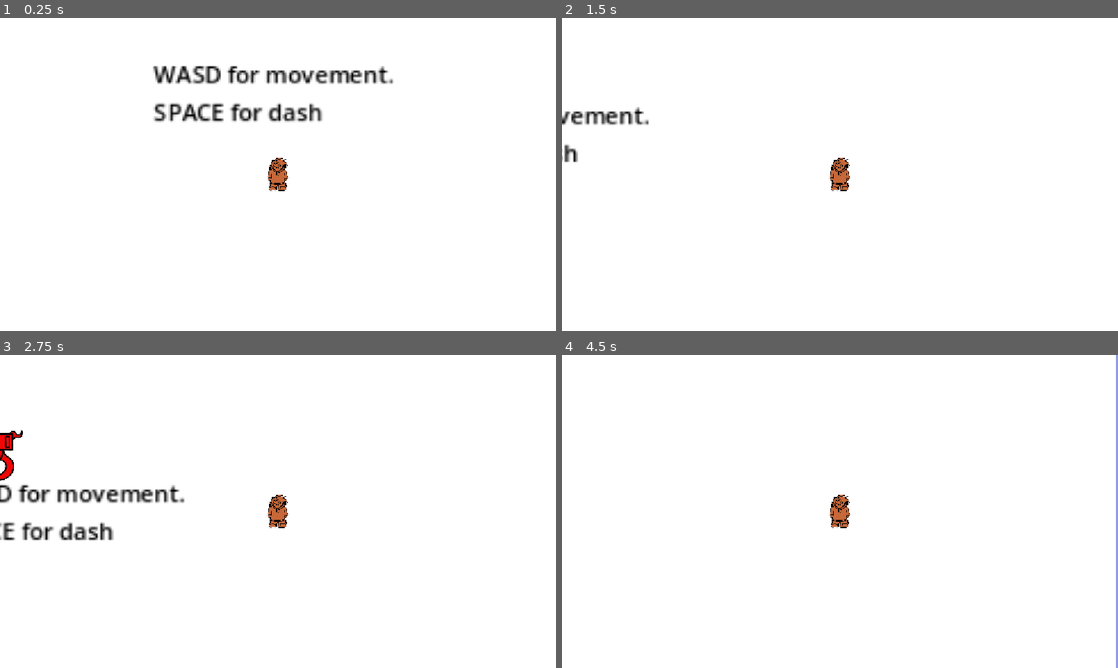
Above: before the commit, frames 1-4 (two rows, left to right).
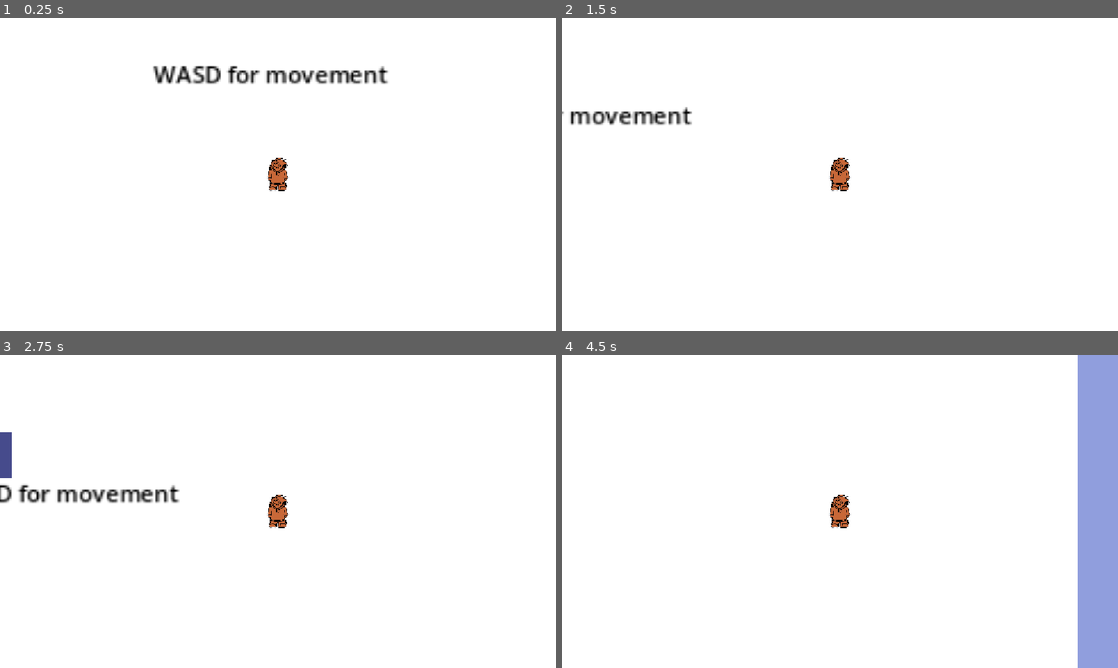
Above: after the commit, the same moments.

Repository: myles23s-gif/CORRUPTED-FILES-DONOT-USE
Game: Godot game, scene res://Scenes/level_1.tscn
Two runs of this game, one before a commit and one after it. Both use one fixed random seed, a clock stepped at 60 frames per second and the inputs below. The project has no main scene, so this scene is started directly.
Inputs:
- Up to frame 1 (0.25 s): no input
- Up to frame 2 (1.5 s): tap Enter at 0.5 s; hold D (player_right) from 0.53 s (still down); tap Space (player_dash) at 0.6 s; tap W (player_up) at 0.77, 0.8, 1.07, 1.35 s
- Up to frame 3 (2.75 s): tap W (player_up) at 1.52, 1.82, 2.3 s; tap Space (player_dash) at 1.55, 2.1 s; release D (player_right) at 2.03 s; hold A (player_left) from 2.03 s (still down)
- Up to frame 4 (4.5 s): release A (player_left) at 2.78 s; hold D (player_right) 2.78-4.28 s; tap Space (player_dash) at 2.85, 4.35 s; tap W (player_up) at 3.02, 3.32, 3.6, 3.77, 4.07 s; hold A (player_left) from 4.28 s (still down)

The runs differ from the first frame. In frame 1, 1.2% of the frame differs, in the area x 27-71%, y 19-34%; in frame 2, 0.9%; in frame 3, 1.1%; in frame 4, 6.9%, in the area x 92-100%, y 0-100%.

Commit message:
Revert "Level 1 for sprint one"

Diff:
--- a/error-404-exe/Prefab/enemy.tscn
+++ b/error-404-exe/Prefab/enemy.tscn
@@ -1,30 +1,18 @@
 [gd_scene format=3 uid="uid://ce18ltn55c2g5"]
 
+[ext_resource type="Texture2D" uid="uid://dq4c65boum6ee" path="res://Temp Sprites/temp-enemy.png" id="1_3o12q"]
 [ext_resource type="Script" uid="uid://bpkbc7k377p1q" path="res://Scripts/enemy.gd" id="1_axcr2"]
-[ext_resource type="Texture2D" uid="uid://clk2evse2x7ic" path="res://Temp Sprites/enemy_placeholder.png" id="2_axcr2"]
 
-[sub_resource type="CircleShape2D" id="CircleShape2D_mako7"]
-radius = 27.018513
+[sub_resource type="RectangleShape2D" id="RectangleShape2D_mako7"]
+size = Vector2(32, 32)
 
-[sub_resource type="CircleShape2D" id="CircleShape2D_50k3d"]
-radius = 27.0
-
-[node name="Enemy" type="CharacterBody2D" unique_id=372405923 groups=["Enemies"]]
+[node name="Enemy" type="CharacterBody2D" unique_id=372405923]
 script = ExtResource("1_axcr2")
 
-[node name="Area2D" type="Area2D" parent="." unique_id=1333466792 groups=["Enemies"]]
-collision_layer = 3
-collision_mask = 3
-
-[node name="CollisionShape2D" type="CollisionShape2D" parent="Area2D" unique_id=75236631 groups=["Enemies"]]
-position = Vector2(-1, -3)
-shape = SubResource("CircleShape2D_mako7")
-
 [node name="Sprite2D" type="Sprite2D" parent="." unique_id=1729443703]
-position = Vector2(0, -4.7683716e-07)
-scale = Vector2(0.124000005, 0.124000005)
-texture = ExtResource("2_axcr2")
+position = Vector2(4.7683716e-07, 4.7683716e-07)
+scale = Vector2(0.5, 0.5)
+texture = ExtResource("1_3o12q")
 
 [node name="CollisionShape2D" type="CollisionShape2D" parent="." unique_id=1685359387]
-position = Vector2(-1, -3)
-shape = SubResource("CircleShape2D_50k3d")
+shape = SubResource("RectangleShape2D_mako7")
--- a/error-404-exe/Prefab/player.tscn
+++ b/error-404-exe/Prefab/player.tscn
@@ -7,10 +7,6 @@
 radius = 8.0
 height = 26.0
 
-[sub_resource type="CapsuleShape2D" id="CapsuleShape2D_mako7"]
-radius = 9.0
-height = 28.0
-
 [node name="Player" type="CharacterBody2D" unique_id=1002642745]
 script = ExtResource("1_mkbva")
 
@@ -19,24 +15,8 @@
 scale = Vector2(0.04787499, 0.047874995)
 texture = ExtResource("2_mkbva")
 
-[node name="Physics" type="CollisionShape2D" parent="." unique_id=1814544759]
+[node name="CollisionShape2D" type="CollisionShape2D" parent="." unique_id=1814544759]
 shape = SubResource("CapsuleShape2D_ryixy")
-
-[node name="Area2D" type="Area2D" parent="." unique_id=826410421]
-collision_layer = 3
-collision_mask = 3
-
-[node name="Hitbox" type="CollisionShape2D" parent="Area2D" unique_id=1028507353]
-shape = SubResource("CapsuleShape2D_mako7")
 
 [node name="Camera2D" type="Camera2D" parent="." unique_id=361214871]
 zoom = Vector2(3, 3)
-
-[node name="DashTimer" type="Timer" parent="." unique_id=1015700200]
-wait_time = 0.15
-one_shot = true
-
-[node name="DashCooldownTimer" type="Timer" parent="." unique_id=773645482]
-
-[connection signal="timeout" from="DashTimer" to="." method="_on_dash_timer_timeout"]
-[connection signal="timeout" from="DashCooldownTimer" to="." method="_on_dash_cooldown_timer_timeout"]
--- a/error-404-exe/Scenes/level_1.tscn
+++ b/error-404-exe/Scenes/level_1.tscn
@@ -125,5 +125,4 @@
 offset_right = 656.0
 offset_bottom = 269.0
 theme_override_colors/font_color = Color(0, 0, 0, 1)
-text = "WASD for movement.
-SPACE for dash"
+text = "WASD for movement"
--- a/error-404-exe/Scripts/enemy.gd
+++ b/error-404-exe/Scripts/enemy.gd
@@ -5,17 +5,7 @@
 @export var player : Node2D
 
 func _physics_process(delta: float) -> void:
-	if player == null:
-		return
 	#Where is the player
 	var direction = (player.position - position).normalized()
 	velocity = direction * SPEED
 	move_and_slide()
-
-	# Loop through all solid contacts from move_and_slide()
-	for i in get_slide_collision_count():
-		var collision = get_slide_collision(i)
-		var collider = collision.get_collider()
-
-		if collider.is_in_group("enemies"):
-			player.respawn()
--- a/error-404-exe/Scripts/player.gd
+++ b/error-404-exe/Scripts/player.gd
@@ -2,83 +2,12 @@
 
 
 const SPEED = 200.0
-const DASHSPEED = 400.0
-
-# seeing if you are dashing
-var dash_time: bool = false
-var is_dashing: bool = false
-var dash_direction: Vector2 = Vector2.ZERO
-
-# Save the starting position when the game loads
-@onready var spawn_position: Vector2 = global_position
-# dash cooldown timer and the dash time
-@onready var dash_timer: Timer = $DashTimer
-@onready var dash_cooldown: Timer = $DashCooldownTimer
-
-
-func respawn():
-	# Reset the player's position back to the spawn
-	global_position = spawn_position
-	# Optional: Reset velocity to zero so the player doesn't keep falling/sliding
-	velocity = Vector2.ZERO
-
-
-func _on_hitbox_area_entered(area: Area2D) -> void:
-	print("Hitbox collided with: ", area.name) # Debug print
-	if area.is_in_group("Enemies") or area.get_parent().is_in_group("Enemies"):
-		respawn()
 
 func _physics_process(delta: float) -> void:
+
 	if not is_on_floor():
 		velocity += get_gravity() * delta
 
-	var direction = Input.get_vector("player_left", "player_right", "player_up", "player_down")
-
-	# Dash logic
-	if dash_time == false:
-		if Input.is_action_just_pressed("player_dash") and not is_dashing:
-			if direction == Vector2.ZERO:
-				dash_direction = Vector2.RIGHT
-			else:
-				dash_direction = direction.normalized()
-
-			is_dashing = true
-			dash_time = true
-			dash_timer.start()
-			dash_cooldown.start()
-
-	# Movement
-	if is_dashing:
-		velocity = dash_direction * DASHSPEED
-	else:
-		if direction != Vector2.ZERO:
-			velocity = direction * SPEED
-		else:
-			velocity = velocity.move_toward(Vector2.ZERO, SPEED)
-
-	# 1. Move the player
+	var direction = Input.get_vector("player_left","player_right","player_up","player_down")
+	velocity = direction * SPEED
 	move_and_slide()
-
-	# 2. Check for collisions directly! No Area2D or signals required.
-	check_enemy_collisions()
-
-
-func check_enemy_collisions():
-	for i in get_slide_collision_count():
-		var collision = get_slide_collision(i)
-		var collider = collision.get_collider()
-
-		# If the object we bumped into is in the "Enemies" group
-		if collider and collider.is_in_group("Enemies"):
-			respawn()
-			break
-
-
-func _on_dash_timer_timeout() -> void:
-	is_dashing = false
-
-
-
-
-func _on_dash_cooldown_timer_timeout() -> void:
-	dash_time = false
--- a/error-404-exe/project.godot
+++ b/error-404-exe/project.godot
@@ -18,10 +18,6 @@
 
 window/stretch/mode="canvas_items"
 window/stretch/aspect="expand"
-
-[global_group]
-
-Enemies=""
 
 [input]
 
Binary file removed: error-404-exe/Temp Sprites/enemy_placeholder.png
Not shown, removed: error-404-exe/Temp Sprites/enemy_placeholder.png.import
